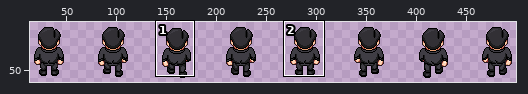
Sprite sheet: assets/images/walker0.png. The picture above shows the old version from afar; the outline marks the close-up.
Close-up. Earlier state:
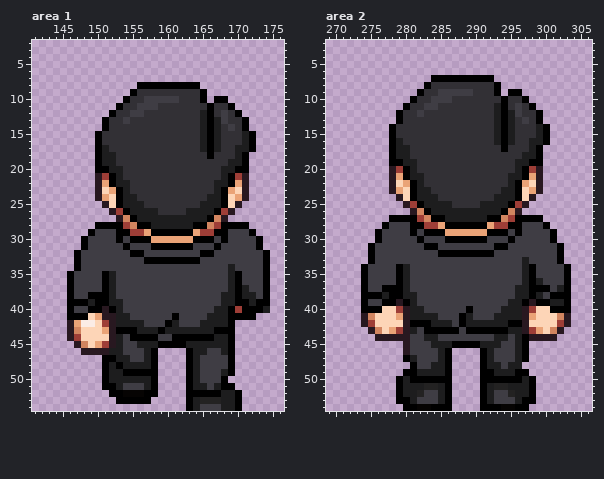
The file is 512x64 pixels. Colours within 5 levels of each other are drawn and written as one. Shown: area 1: x 141..176, y 2..54; area 2: x 269..306, y 2..54. The wide view leaves out empty margins. The commit also changed other parts of the picture, which this record leaves out.
Once edited:
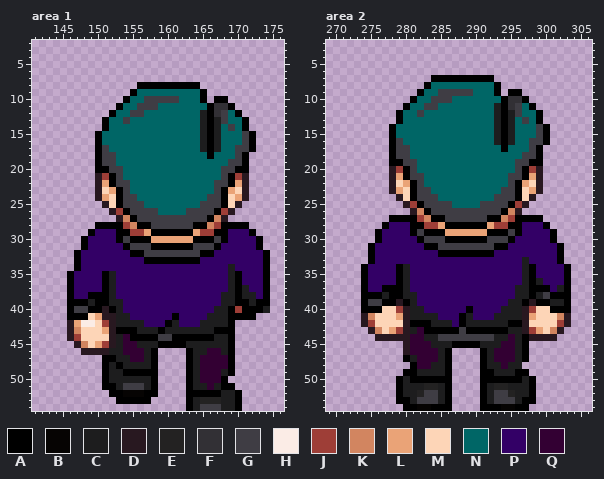
Palette (. is transparent): A #000000  B #060403  C #1d1d1e  D #281820  E #232222  F #323035  G #3f3d44  H #fbece6  J #9e3e37  K #d28560  L #eaa377  M #fdd5b7  N #006666  P #330066  Q #330033
The edit:
Changed rows in their new state; - is an unchanged pixel.
Area 1:
first column x 147:
 9 ---------NNNNNNNNN---------
10 --------NN-----NNN---------
11 -------NN---NNNNNNN--------
12 ------NN--NNNNNNNN----N----
13 -----NN-NNNNNNNNNN----NN---
14 -----NNNNNNNNNNNNN---N-N---
15 ----NNNNNNNNNNNNNN---NNNG--
16 ----NNNNNNNNNNNNNN---NNNG--
17 ----GNNNNNNNNNNNNN---NNGG--
18 ----GGNNNNNNNNNNNNN-NNNG---
19 ----GGNNNNNNNNNNNNNNNNGG---
20 -----GGNNNNNNNNNNNNNNGG----
21 ------GNNNNNNNNNNNNNNG-----
22 ------GGNNNNNNNNNNNNGG-----
23 -------GNNNNNNNNNNNNG------
24 -------GGNNNNNNNNNNGG------
25 -------GGGNNNNNNNNGGG------
26 --------GGGGNNNNGGGG-------
27 ---------GGGGGGGGGG--------
28 -----------GGGGGG----------
29 ---PPP----------------PPP--
30 --PPPP----------------PPPP-
31 --PPPPP--------------PPPPP-
32 -PPPPPPP------------PPPPPPP
33 -PPPPPPPPP--------PPPPPPPPP
34 -PPPPPPPPPPPPPPPPPPPPP-PPPP
35 PPPP--PPPPPPPPPPPPPPPP--PPP
36 PPPP--PPPPPPPPPPPPPPPP--PPP
37 PPPP--PPPPPPPPPPPPPPPP---PP
38 PP----PPPPPPPPPPPPPPP-----P
39 -------PPPPPPPPPPPPPP------
40 -------PPPPPPPPPPPPP-------
41 --------PPPPPP-PPPP--------
42 ----------PPP--PPP---------
44 -------Q-------------------
45 -------QQ------------------
46 -------QQQ---------QQ------
47 --------QQ--------QQQQ-----
48 ------------------QQQQ-----
49 ------------------QQQ------
50 ------------------QQQ------
51 -------------------Q-------
Area 2:
first column x 275:
 8 ---------NNNNNNNNN----------
 9 --------NN-----NNN----------
10 -------NN---NNNNNNN---------
11 ------NN--NNNNNNNN----N-----
12 -----NN-NNNNNNNNNN----NN----
13 -----NNNNNNNNNNNNN---N-N----
14 ----NNNNNNNNNNNNNN---NNNG---
15 ----NNNNNNNNNNNNNN---NNNG---
16 ----GNNNNNNNNNNNNN---NNGG---
17 ----GGNNNNNNNNNNNNN-NNNG----
18 ----GGNNNNNNNNNNNNNNNNGG----
19 -----GGNNNNNNNNNNNNNNGG-----
20 ------GNNNNNNNNNNNNNNG------
21 ------GGNNNNNNNNNNNNGG------
22 -------GNNNNNNNNNNNNG-------
23 -------GGNNNNNNNNNNGG-------
24 -------GGGNNNNNNNNGGG-------
25 --------GGGGNNNNGGGG--------
26 ---------GGGGGGGGGG---------
27 -----------GGGGGG-----------
28 ---PPP----------------PPP---
29 --PPPP----------------PPPP--
30 --PPPPP--------------PPPPP--
31 -PPPPPPP------------PPPPPPP-
32 -PPPPPPPPP--------PPPPPPPPP-
33 -PPPPPPPPPPPPPPPPPPPPP-PPPP-
34 PPPP--PPPPPPPPPPPPPPPP--PPPP
35 PPPP--PPPPPPPPPPPPPPPP--PPPP
36 PPPP--PPPPPPPPPPPPPPPP---PPP
37 PP----PPPPPPPPPPPPPPP-----P-
38 -------PPPPPPPPPPPPPP-------
39 -------PPPPPPPPPPPPP--------
40 --------PPPPPP-PPPP---------
41 ----------PPP--PPP----------
42 ------------P---------------
43 -------Q--------------------
44 ------QQ------------Q-------
45 ------QQQ----------QQ-------
46 ------QQQQ--------QQQ-------
47 -------QQQ--------QQQ-------
48 -------QQ----------Q--------
Changed places in both close-ups, as pixel boxes (x1, y1, x2, y2):
changed: (74, 89, 263, 390)
changed: (368, 82, 564, 369)
